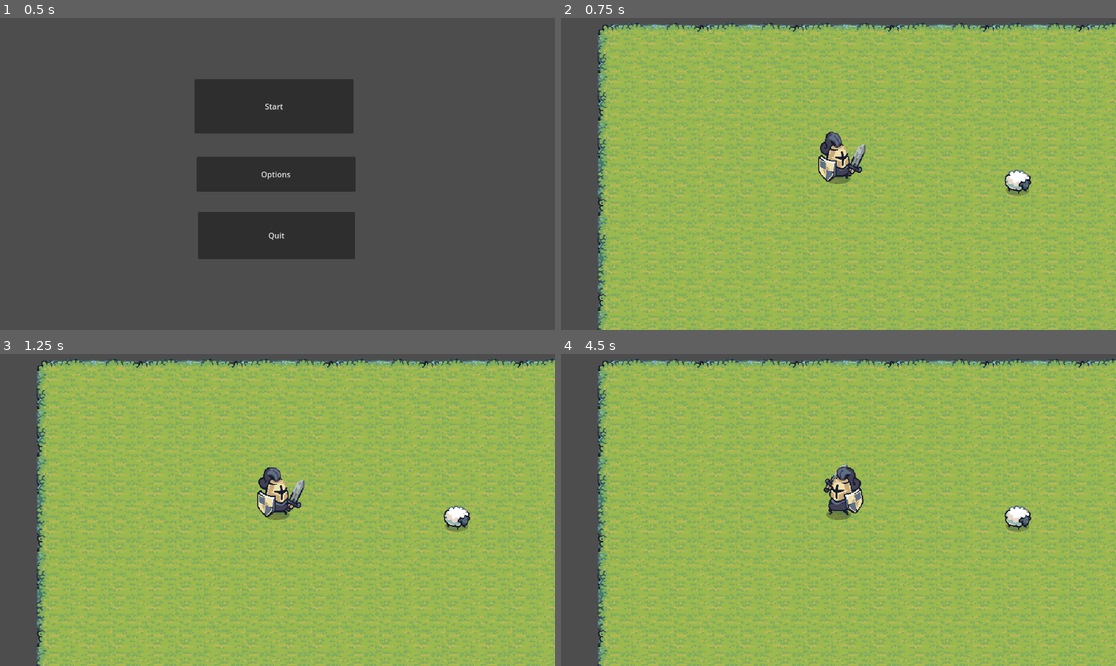
Above: before the commit, frames 1-4 (two rows, left to right).
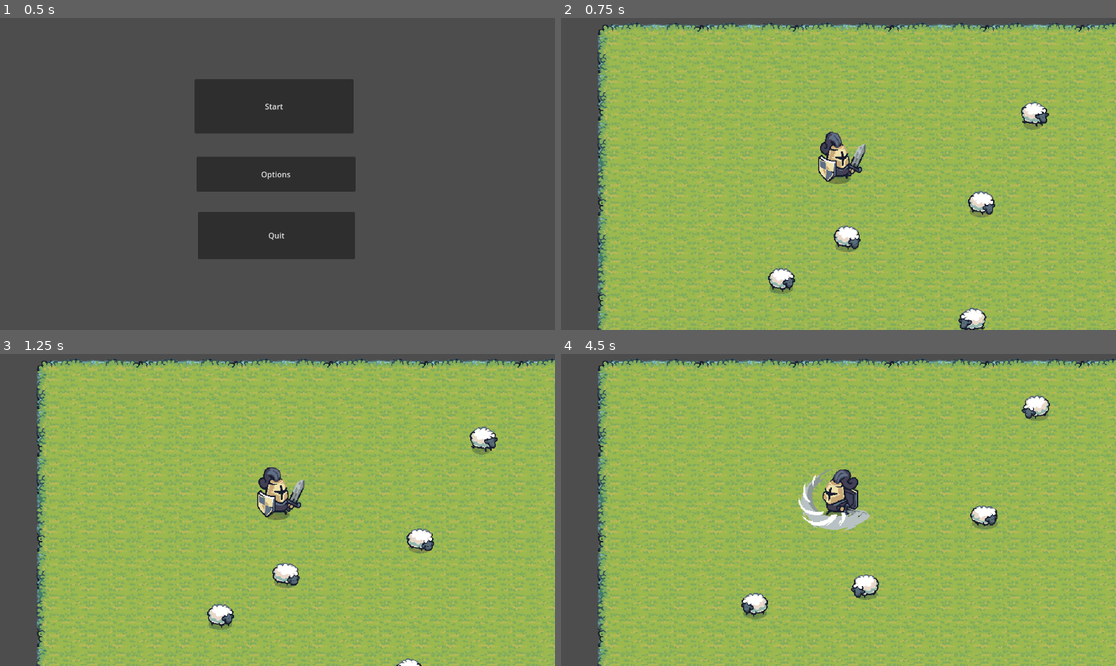
Above: after the commit, the same moments.

Repository: naufal453/project-a
Game: Godot game, scene res://Scene/mainmenu.tscn
Same seed, same stepped clock (60 frames per second), same inputs: the game is played once before the commit and once after it. Sound files missing from this copy of the repository are replaced by a short silence.
Inputs (mouse positions are in pixels of both pictures, inside the frame that each line leads up to):
- Up to frame 1 (0.5 s): no input
- Up to frame 2 (0.75 s): click "Start" at 0.5 s
- Up to frame 3 (1.25 s): no input
- Up to frame 4 (4.5 s): move the mouse to (960, 494) at 1.27 s; press the mouse at (960, 494) at 1.28 s; hold D (right) 1.28-2.03 s; move the mouse to (727, 525) at 2.02 s; release the mouse at (727, 525) at 2.03 s; hold S (down) 2.03-2.78 s; click (727, 525) at 2.1 s; move the mouse to (894, 441) at 2.77 s; press the mouse at (894, 441) at 2.78 s; hold D (right) 2.78-3.53 s; move the mouse to (810, 572) at 3.52 s; release the mouse at (810, 572) at 3.53 s; hold W (up) 3.53-4.28 s; click (810, 572) at 3.6 s; move the mouse to (1005, 556) at 4.27 s; press the mouse at (1005, 556) at 4.28 s; hold A (left) from 4.28 s (still down)

Frame 1 is identical in both runs. In frame 2, 1.9% of the frame differs, in the area x 37-88%, y 26-100%; in frame 3, 1.7%; in frame 4, 3.1%, in the area x 32-89%, y 13-86%.

Commit message:
add sheep npc and sheep sound

Diff:
--- a/Scene/enemy.gd
+++ /dev/null
@@ -1,25 +0,0 @@
-extends CharacterBody2D
-
-var health := 50
-var damaged := false
-var direction := 0 # Tambahkan ini jika enemy bisa bergerak
-
-func enemy():
-	pass
-
-func _physics_process(delta: float) -> void:
-	animation()
-
-func animation():
-	if damaged:
-		$AnimatedSprite2D.play("Hit") # Ganti dengan animasi hit jika ada
-		damaged = false
-	elif direction == 0:
-		$AnimatedSprite2D.play("Idle")
-
-func take_damage(amount: int) -> void:
-	damaged = true
-	health -= amount
-	print("Enemy health:", health)
-	if health <= 0:
-		queue_free()
--- a/Scene/enemy.tscn
+++ /dev/null
@@ -1,181 +0,0 @@
-[gd_scene load_steps=27 format=3 uid="uid://ccighqq8vrwqo"]
-
-[ext_resource type="Script" uid="uid://bhx3sij3cpnbq" path="res://Scene/enemy.gd" id="1_4jekx"]
-[ext_resource type="Texture2D" uid="uid://dsudftpnrsa82" path="res://Tiny Swords (Free Pack)/Decorations/Sheep/Sheep_Idle.png" id="1_yww8s"]
-[ext_resource type="Texture2D" uid="uid://dvcptw12b17l3" path="res://Tiny Swords (Free Pack)/Decorations/Sheep/Sheep_Grass.png" id="3_s685e"]
-
-[sub_resource type="AtlasTexture" id="AtlasTexture_5op34"]
-atlas = ExtResource("3_s685e")
-region = Rect2(0, 0, 128, 128)
-
-[sub_resource type="AtlasTexture" id="AtlasTexture_r6llc"]
-atlas = ExtResource("3_s685e")
-region = Rect2(128, 0, 128, 128)
-
-[sub_resource type="AtlasTexture" id="AtlasTexture_00taw"]
-atlas = ExtResource("3_s685e")
-region = Rect2(256, 0, 128, 128)
-
-[sub_resource type="AtlasTexture" id="AtlasTexture_lgux2"]
-atlas = ExtResource("3_s685e")
-region = Rect2(384, 0, 128, 128)
-
-[sub_resource type="AtlasTexture" id="AtlasTexture_r3ffy"]
-atlas = ExtResource("3_s685e")
-region = Rect2(512, 0, 128, 128)
-
-[sub_resource type="AtlasTexture" id="AtlasTexture_5jr7y"]
-atlas = ExtResource("3_s685e")
-region = Rect2(640, 0, 128, 128)
-
-[sub_resource type="AtlasTexture" id="AtlasTexture_myw4n"]
-atlas = ExtResource("3_s685e")
-region = Rect2(768, 0, 128, 128)
-
-[sub_resource type="AtlasTexture" id="AtlasTexture_iepwm"]
-atlas = ExtResource("3_s685e")
-region = Rect2(896, 0, 128, 128)
-
-[sub_resource type="AtlasTexture" id="AtlasTexture_c152g"]
-atlas = ExtResource("3_s685e")
-region = Rect2(1024, 0, 128, 128)
-
-[sub_resource type="AtlasTexture" id="AtlasTexture_ksyog"]
-atlas = ExtResource("3_s685e")
-region = Rect2(1152, 0, 128, 128)
-
-[sub_resource type="AtlasTexture" id="AtlasTexture_cq5ds"]
-atlas = ExtResource("3_s685e")
-region = Rect2(1280, 0, 128, 128)
-
-[sub_resource type="AtlasTexture" id="AtlasTexture_0dgtb"]
-atlas = ExtResource("3_s685e")
-region = Rect2(1408, 0, 128, 128)
-
-[sub_resource type="AtlasTexture" id="AtlasTexture_s685e"]
-atlas = ExtResource("1_yww8s")
-region = Rect2(0, 0, 128, 128)
-
-[sub_resource type="AtlasTexture" id="AtlasTexture_n6qjc"]
-atlas = ExtResource("1_yww8s")
-region = Rect2(128, 0, 128, 128)
-
-[sub_resource type="AtlasTexture" id="AtlasTexture_vmi60"]
-atlas = ExtResource("1_yww8s")
-region = Rect2(256, 0, 128, 128)
-
-[sub_resource type="AtlasTexture" id="AtlasTexture_hti8k"]
-atlas = ExtResource("1_yww8s")
-region = Rect2(384, 0, 128, 128)
-
-[sub_resource type="AtlasTexture" id="AtlasTexture_44hyy"]
-atlas = ExtResource("1_yww8s")
-region = Rect2(512, 0, 128, 128)
-
-[sub_resource type="AtlasTexture" id="AtlasTexture_0qcj2"]
-atlas = ExtResource("1_yww8s")
-region = Rect2(640, 0, 128, 128)
-
-[sub_resource type="SpriteFrames" id="SpriteFrames_5op34"]
-animations = [{
-"frames": [{
-"duration": 1.0,
-"texture": SubResource("AtlasTexture_5op34")
-}, {
-"duration": 1.0,
-"texture": SubResource("AtlasTexture_r6llc")
-}, {
-"duration": 2.0,
-"texture": SubResource("AtlasTexture_00taw")
-}, {
-"duration": 2.0,
-"texture": SubResource("AtlasTexture_lgux2")
-}, {
-"duration": 1.0,
-"texture": SubResource("AtlasTexture_r3ffy")
-}, {
-"duration": 1.0,
-"texture": SubResource("AtlasTexture_5jr7y")
-}, {
-"duration": 1.0,
-"texture": SubResource("AtlasTexture_myw4n")
-}, {
-"duration": 1.0,
-"texture": SubResource("AtlasTexture_iepwm")
-}, {
-"duration": 1.0,
-"texture": SubResource("AtlasTexture_c152g")
-}, {
-"duration": 1.0,
-"texture": SubResource("AtlasTexture_ksyog")
-}, {
-"duration": 1.0,
-"texture": SubResource("AtlasTexture_cq5ds")
-}, {
-"duration": 1.0,
-"texture": SubResource("AtlasTexture_0dgtb")
-}],
-"loop": true,
-"name": &"Hit",
-"speed": 10.0
-}, {
-"frames": [{
-"duration": 1.0,
-"texture": SubResource("AtlasTexture_s685e")
-}, {
-"duration": 1.0,
-"texture": SubResource("AtlasTexture_n6qjc")
-}, {
-"duration": 1.0,
-"texture": SubResource("AtlasTexture_vmi60")
-}, {
-"duration": 1.0,
-"texture": SubResource("AtlasTexture_hti8k")
-}, {
-"duration": 1.0,
-"texture": SubResource("AtlasTexture_44hyy")
-}, {
-"duration": 1.0,
-"texture": SubResource("AtlasTexture_0qcj2")
-}],
-"loop": true,
-"name": &"Idle",
-"speed": 10.0
-}]
-
-[sub_resource type="CircleShape2D" id="CircleShape2D_4jekx"]
-radius = 26.4764
-
-[sub_resource type="CircleShape2D" id="CircleShape2D_yww8s"]
-radius = 34.3657
-
-[sub_resource type="CircleShape2D" id="CircleShape2D_s685e"]
-radius = 127.883
-
-[sub_resource type="CircleShape2D" id="CircleShape2D_n6qjc"]
-radius = 66.7083
-
-[node name="enemy" type="CharacterBody2D"]
-script = ExtResource("1_4jekx")
-
-[node name="AnimatedSprite2D" type="AnimatedSprite2D" parent="."]
-sprite_frames = SubResource("SpriteFrames_5op34")
-animation = &"Hit"
-
-[node name="CollisionShape2D" type="CollisionShape2D" parent="."]
-shape = SubResource("CircleShape2D_4jekx")
-
-[node name="hitbox" type="Area2D" parent="."]
-
-[node name="CollisionShape2D" type="CollisionShape2D" parent="hitbox"]
-shape = SubResource("CircleShape2D_yww8s")
-
-[node name="follow" type="Area2D" parent="."]
-
-[node name="CollisionShape2D" type="CollisionShape2D" parent="follow"]
-shape = SubResource("CircleShape2D_s685e")
-
-[node name="attack" type="Area2D" parent="."]
-
-[node name="CollisionShape2D" type="CollisionShape2D" parent="attack"]
-shape = SubResource("CircleShape2D_n6qjc")
--- a/Scene/player.gd
+++ b/Scene/player.gd
@@ -3,10 +3,14 @@
 @export var speed: float = 200.0
 var last_horizontal_direction: int = 1
 var last_vertical_direction: int = 1
-var enemy_inattack_range = false
-var enemy_attack_cooldown = true
+var random_entity_inattack_range = false
+var random_entity_attack_cooldown = true
 var health = 100
 var player_alive = true
+var attack_cooldown_time := 1.0 # seconds
+var attack_cooldown_timer := 0.0
+var attack_duration_time := 0.3 # seconds the attack is active
+var attack_duration_timer := 0.0
 
 @onready var animated_sprite = $AnimatedSprite2D
 @onready var attack_area_horizontal = $AttackHorizontal
@@ -17,10 +21,18 @@
 func _physics_process(delta: float) -> void:
 	var input_vector := get_input_vector()
 
+	# Update attack cooldown timer
+	if attack_cooldown_timer > 0.0:
+		attack_cooldown_timer -= delta
+
+	# Update attack duration timer
+	if attack_duration_timer > 0.0:
+		attack_duration_timer -= delta
+
 	handle_attack()
 	play_animation(input_vector)
 	update_direction(input_vector)
-	enemy_attack()
+	random_entity_attack()
 	# Move only if not attacking
 	if not Input.is_action_pressed("attack"):
 		velocity = input_vector * speed
@@ -33,8 +45,13 @@
 	).normalized()
 
 func handle_attack() -> void:
-	if Input.is_action_pressed("attack"):
+	if Input.is_action_pressed("attack") and attack_cooldown_timer <= 0.0:
 		animated_sprite.play("Attack")
+		attack_duration_timer = attack_duration_time # Start attack duration
+		attack_cooldown_timer = attack_cooldown_time # Start cooldown
+
+	# Enable attack shapes only during attack duration
+	if attack_duration_timer > 0.0:
 		attack_shape_horizontal.disabled = false
 		attack_shape_vertical.disabled = false
 	else:
@@ -42,8 +59,14 @@
 		attack_shape_vertical.disabled = true
 
 func play_animation(input_vector: Vector2) -> void:
-	if Input.is_action_pressed("attack"):
-		return  # Prioritaskan animasi serangan
+	if attack_duration_timer > 0.0:
+		# Attack animation is active during attack duration
+		if animated_sprite.animation != "Attack":
+			animated_sprite.play("Attack")
+		return
+	elif attack_cooldown_timer > 0.0 and input_vector == Vector2.ZERO:
+		# During cooldown but not attacking, play idle
+		animated_sprite.play("Idle")
 	elif input_vector == Vector2.ZERO:
 		animated_sprite.play("Idle")
 	else:
@@ -61,12 +84,12 @@
 
 func _on_hitbox_body_exited(body: Node2D) -> void:
 	if body.has_method("enemy"):
-		enemy_inattack_range=false
+		random_entity_inattack_range=false
 
 
 func _on_hitbox_body_entered(body: Node2D) -> void:
 	if body.has_method("enemy"):
-		enemy_inattack_range = true
+		random_entity_inattack_range = true
 
 func _on_attack_body_entered(body: Node) -> void:
 	if body.has_method("take_damage"):
@@ -83,8 +106,8 @@
 		body.take_damage(20)
 		print("Hit vertical")
 
-func enemy_attack():
-	if enemy_inattack_range:
+func random_entity_attack():
+	if random_entity_inattack_range:
 		print("gedebuk")
 
 func player():
--- a/Scene/player.tscn
+++ b/Scene/player.tscn
@@ -94,7 +94,7 @@
 }],
 "loop": true,
 "name": &"Attack",
-"speed": 30.0
+"speed": 14.0
 }, {
 "frames": [{
 "duration": 1.0,
@@ -171,8 +171,7 @@
 position = Vector2(0, -24)
 sprite_frames = SubResource("SpriteFrames_c68nv")
 animation = &"Attack"
-frame = 1
-frame_progress = 0.858903
+frame_progress = 0.845541
 
 [node name="CollisionShape2D" type="CollisionShape2D" parent="."]
 position = Vector2(1, -9)
@@ -200,6 +199,9 @@
 rotation = 1.5708
 shape = SubResource("CapsuleShape2D_ivevv")
 
+[node name="attack_cooldown_timer" type="Timer" parent="."]
+
 [connection signal="body_entered" from="AttackHorizontal" to="." method="_on_attack_body_entered"]
 [connection signal="body_entered" from="hitbox" to="." method="_on_hitbox_body_entered"]
 [connection signal="body_exited" from="hitbox" to="." method="_on_hitbox_body_exited"]
+[connection signal="timeout" from="attack_cooldown_timer" to="." method="_on_attack_cooldown_timeout"]
--- /dev/null
+++ b/Scene/sheep.gd
@@ -0,0 +1,53 @@
+extends CharacterBody2D
+
+var health := 50
+var damaged := false
+var direction := Vector2.ZERO
+var speed := 50
+var change_direction_time := 1.0
+var direction_timer := 0.0
+var is_eating := false
+
+func _physics_process(delta: float) -> void:
+	direction_timer -= delta
+	if direction_timer <= 0.0:
+		randomize_direction()
+		direction_timer = change_direction_time
+	velocity = direction * speed
+	move_and_slide()
+	animation()
+
+func randomize_direction():
+	if randi_range(0, 1) == 0:
+		direction = Vector2.ZERO
+		is_eating = false
+	elif randi_range(0,3) == 0:
+		direction = Vector2.ZERO
+		is_eating = true
+	else:
+		var angle = randf() * TAU
+		direction = Vector2(cos(angle), sin(angle)).normalized()
+		is_eating = false
+
+func animation():
+	if damaged:
+		$AnimatedSprite2D.play("Hit")
+		damaged = false
+	elif direction == Vector2.ZERO:
+		if is_eating:
+			$AnimatedSprite2D.play("Eat")
+		else:
+			$AnimatedSprite2D.play("Idle")
+	else:
+		$AnimatedSprite2D.play("Walk")
+		if direction.x > 0:
+			$AnimatedSprite2D.flip_h = false
+		else:
+			$AnimatedSprite2D.flip_h = true
+
+func take_damage(amount: int) -> void:
+	damaged = true
+	health -= amount
+	print("Random Entity health:", health)
+	if health <= 0:
+		queue_free()
--- /dev/null
+++ b/Scene/sheep.tscn
@@ -0,0 +1,202 @@
+[gd_scene load_steps=30 format=3 uid="uid://cdlg2438emy4e"]
+
+[ext_resource type="Texture2D" uid="uid://dvcptw12b17l3" path="res://Tiny Swords (Free Pack)/Decorations/Sheep/Sheep_Grass.png" id="1_3yaju"]
+[ext_resource type="Script" uid="uid://bujlyfut7iluc" path="res://Scene/sheep.gd" id="1_lwc7u"]
+[ext_resource type="Texture2D" uid="uid://dsudftpnrsa82" path="res://Tiny Swords (Free Pack)/Decorations/Sheep/Sheep_Idle.png" id="2_lwc7u"]
+[ext_resource type="Texture2D" uid="uid://boxbwayjh8r0o" path="res://Tiny Swords (Free Pack)/Decorations/Sheep/Sheep_Move.png" id="3_q7b17"]
+
+[sub_resource type="CircleShape2D" id="CircleShape2D_t2yq1"]
+radius = 34.3657
+
+[sub_resource type="AtlasTexture" id="AtlasTexture_n6qjc"]
+atlas = ExtResource("1_3yaju")
+region = Rect2(0, 0, 128, 128)
+
+[sub_resource type="AtlasTexture" id="AtlasTexture_vmi60"]
+atlas = ExtResource("1_3yaju")
+region = Rect2(128, 0, 128, 128)
+
+[sub_resource type="AtlasTexture" id="AtlasTexture_hti8k"]
+atlas = ExtResource("1_3yaju")
+region = Rect2(256, 0, 128, 128)
+
+[sub_resource type="AtlasTexture" id="AtlasTexture_44hyy"]
+atlas = ExtResource("1_3yaju")
+region = Rect2(384, 0, 128, 128)
+
+[sub_resource type="AtlasTexture" id="AtlasTexture_0qcj2"]
+atlas = ExtResource("1_3yaju")
+region = Rect2(512, 0, 128, 128)
+
+[sub_resource type="AtlasTexture" id="AtlasTexture_5op34"]
+atlas = ExtResource("1_3yaju")
+region = Rect2(640, 0, 128, 128)
+
+[sub_resource type="AtlasTexture" id="AtlasTexture_r6llc"]
+atlas = ExtResource("1_3yaju")
+region = Rect2(768, 0, 128, 128)
+
+[sub_resource type="AtlasTexture" id="AtlasTexture_00taw"]
+atlas = ExtResource("1_3yaju")
+region = Rect2(896, 0, 128, 128)
+
+[sub_resource type="AtlasTexture" id="AtlasTexture_lgux2"]
+atlas = ExtResource("1_3yaju")
+region = Rect2(1024, 0, 128, 128)
+
+[sub_resource type="AtlasTexture" id="AtlasTexture_r3ffy"]
+atlas = ExtResource("1_3yaju")
+region = Rect2(1152, 0, 128, 128)
+
+[sub_resource type="AtlasTexture" id="AtlasTexture_5jr7y"]
+atlas = ExtResource("1_3yaju")
+region = Rect2(1280, 0, 128, 128)
+
+[sub_resource type="AtlasTexture" id="AtlasTexture_myw4n"]
+atlas = ExtResource("1_3yaju")
+region = Rect2(1408, 0, 128, 128)
+
+[sub_resource type="AtlasTexture" id="AtlasTexture_iepwm"]
+atlas = ExtResource("2_lwc7u")
+region = Rect2(0, 0, 128, 128)
+
+[sub_resource type="AtlasTexture" id="AtlasTexture_c152g"]
+atlas = ExtResource("2_lwc7u")
+region = Rect2(128, 0, 128, 128)
+
+[sub_resource type="AtlasTexture" id="AtlasTexture_ksyog"]
+atlas = ExtResource("2_lwc7u")
+region = Rect2(256, 0, 128, 128)
+
+[sub_resource type="AtlasTexture" id="AtlasTexture_cq5ds"]
+atlas = ExtResource("2_lwc7u")
+region = Rect2(384, 0, 128, 128)
+
+[sub_resource type="AtlasTexture" id="AtlasTexture_0dgtb"]
+atlas = ExtResource("2_lwc7u")
+region = Rect2(512, 0, 128, 128)
+
+[sub_resource type="AtlasTexture" id="AtlasTexture_2bc13"]
+atlas = ExtResource("2_lwc7u")
+region = Rect2(640, 0, 128, 128)
+
+[sub_resource type="AtlasTexture" id="AtlasTexture_u5edp"]
+atlas = ExtResource("3_q7b17")
+region = Rect2(0, 0, 128, 128)
+
+[sub_resource type="AtlasTexture" id="AtlasTexture_kuh02"]
+atlas = ExtResource("3_q7b17")
+region = Rect2(128, 0, 128, 128)
+
+[sub_resource type="AtlasTexture" id="AtlasTexture_4fv4m"]
+atlas = ExtResource("3_q7b17")
+region = Rect2(256, 0, 128, 128)
+
+[sub_resource type="AtlasTexture" id="AtlasTexture_ivm4r"]
+atlas = ExtResource("3_q7b17")
+region = Rect2(384, 0, 128, 128)
+
+[sub_resource type="SpriteFrames" id="SpriteFrames_tde0n"]
+animations = [{
+"frames": [{
+"duration": 1.0,
+"texture": SubResource("AtlasTexture_n6qjc")
+}, {
+"duration": 1.0,
+"texture": SubResource("AtlasTexture_vmi60")
+}, {
+"duration": 1.0,
+"texture": SubResource("AtlasTexture_hti8k")
+}, {
+"duration": 1.0,
+"texture": SubResource("AtlasTexture_44hyy")
+}, {
+"duration": 1.0,
+"texture": SubResource("AtlasTexture_0qcj2")
+}, {
+"duration": 1.0,
+"texture": SubResource("AtlasTexture_5op34")
+}, {
+"duration": 1.0,
+"texture": SubResource("AtlasTexture_r6llc")
+}, {
+"duration": 1.0,
+"texture": SubResource("AtlasTexture_00taw")
+}, {
+"duration": 1.0,
+"texture": SubResource("AtlasTexture_lgux2")
+}, {
+"duration": 1.0,
+"texture": SubResource("AtlasTexture_r3ffy")
+}, {
+"duration": 1.0,
+"texture": SubResource("AtlasTexture_5jr7y")
+}, {
+"duration": 1.0,
+"texture": SubResource("AtlasTexture_myw4n")
+}],
+"loop": true,
+"name": &"Eat",
+"speed": 5.0
+}, {
+"frames": [{
+"duration": 1.0,
+"texture": SubResource("AtlasTexture_iepwm")
+}, {
+"duration": 1.0,
+"texture": SubResource("AtlasTexture_c152g")
+}, {
+"duration": 1.0,
+"texture": SubResource("AtlasTexture_ksyog")
+}, {
+"duration": 1.0,
+"texture": SubResource("AtlasTexture_cq5ds")
+}, {
+"duration": 1.0,
+"texture": SubResource("AtlasTexture_0dgtb")
+}, {
+"duration": 1.0,
+"texture": SubResource("AtlasTexture_2bc13")
+}],
+"loop": true,
+"name": &"Idle",
+"speed": 5.0
+}, {
+"frames": [{
+"duration": 1.0,
+"texture": SubResource("AtlasTexture_u5edp")
+}, {
+"duration": 1.0,
+"texture": SubResource("AtlasTexture_kuh02")
+}, {
+"duration": 1.0,
+"texture": SubResource("AtlasTexture_4fv4m")
+}, {
+"duration": 1.0,
+"texture": SubResource("AtlasTexture_ivm4r")
+}],
+"loop": true,
+"name": &"Walk",
+"speed": 8.0
+}]
+
+[sub_resource type="CircleShape2D" id="CircleShape2D_f2vxg"]
+radius = 23.0
+
+[node name="sheep" type="CharacterBody2D"]
+script = ExtResource("1_lwc7u")
+
+[node name="hitbox" type="Area2D" parent="."]
+
+[node name="CollisionShape2D" type="CollisionShape2D" parent="hitbox"]
+shape = SubResource("CircleShape2D_t2yq1")
+
+[node name="AnimatedSprite2D" type="AnimatedSprite2D" parent="."]
+sprite_frames = SubResource("SpriteFrames_tde0n")
+animation = &"Eat"
+
+[node name="CollisionShape2D" type="CollisionShape2D" parent="."]
+position = Vector2(-1, -2)
+shape = SubResource("CircleShape2D_f2vxg")
+
+[node name="walk_timer" type="Timer" parent="."]
--- /dev/null
+++ b/Scene/world.gd
@@ -0,0 +1,14 @@
+extends Node2D
+
+@onready var sheep_sound = $sheep_sound
+var sheep_timer := 0.0
+var sheep_interval := 3.0
+
+func _process(delta: float) -> void:
+	sheep_timer -= delta
+	if sheep_timer <= 0.0:
+		sheep_sound.play()
+		sheep_timer = sheep_interval
+
+func _on_sheep_sound_finished() -> void:
+	pass # Replace with function body.
--- a/Scene/world.tscn
+++ b/Scene/world.tscn
@@ -1,8 +1,10 @@
-[gd_scene load_steps=6 format=3 uid="uid://cb705u2dubt3o"]
+[gd_scene load_steps=9 format=3 uid="uid://cb705u2dubt3o"]
 
 [ext_resource type="Texture2D" uid="uid://vg5aiuekiyq7" path="res://Tiny Swords (Free Pack)/Terrain/Tilemap_color1.png" id="1_ejll3"]
 [ext_resource type="PackedScene" uid="uid://brpukwfa3pbrk" path="res://Scene/player.tscn" id="1_emx41"]
-[ext_resource type="PackedScene" uid="uid://ccighqq8vrwqo" path="res://Scene/enemy.tscn" id="2_dlwip"]
+[ext_resource type="Script" uid="uid://dd2x1k6xay4mo" path="res://Scene/world.gd" id="1_pcvp0"]
+[ext_resource type="PackedScene" uid="uid://cdlg2438emy4e" path="res://Scene/sheep.tscn" id="3_ejll3"]
+[ext_resource type="AudioStream" uid="uid://c32eu4dk1ta0w" path="res://audio/sfx/sheep-352668.mp3" id="4_scul4"]
 
 [sub_resource type="TileSetAtlasSource" id="TileSetAtlasSource_scul4"]
 texture = ExtResource("1_ejll3")
@@ -1262,7 +1264,11 @@
 [sub_resource type="TileSet" id="TileSet_pcvp0"]
 sources/0 = SubResource("TileSetAtlasSource_scul4")
 
+[sub_resource type="RectangleShape2D" id="RectangleShape2D_ejll3"]
+size = Vector2(1160, 20)
+
 [node name="World" type="Node2D"]
+script = ExtResource("1_pcvp0")
 
 [node name="TileMap" type="TileMap" parent="."]
 position = Vector2(-1, 0)
@@ -1270,8 +1276,56 @@
 format = 2
 layer_0/tile_data = PackedInt32Array(65537, 393216, 5, 131073, 393216, 6, 196609, 393216, 7, 262145, 393216, 8, 327681, …(58037 unchanged characters)…
 
+[node name="StaticBody2D" type="StaticBody2D" parent="TileMap"]
+
+[node name="CollisionShape2D" type="CollisionShape2D" parent="TileMap/StaticBody2D"]
+position = Vector2(570, 0)
+shape = SubResource("RectangleShape2D_ejll3")
+
+[node name="StaticBody2D2" type="StaticBody2D" parent="TileMap"]
+
+[node name="CollisionShape2D" type="CollisionShape2D" parent="TileMap/StaticBody2D2"]
+position = Vector2(578, 629)
+shape = SubResource("RectangleShape2D_ejll3")
+
+[node name="StaticBody2D3" type="StaticBody2D" parent="TileMap"]
+rotation = 1.5708
+
+[node name="CollisionShape2D" type="CollisionShape2D" parent="TileMap/StaticBody2D3"]
+position = Vector2(269, -16)
+shape = SubResource("RectangleShape2D_ejll3")
+
+[node name="StaticBody2D4" type="StaticBody2D" parent="TileMap"]
+rotation = 1.5708
+
+[node name="CollisionShape2D" type="CollisionShape2D" parent="TileMap/StaticBody2D4"]
+position = Vector2(315, -1143)
+shape = SubResource("RectangleShape2D_ejll3")
+
 [node name="Player" parent="." instance=ExtResource("1_emx41")]
+z_index = 1
 position = Vector2(404, 254)
 
-[node name="enemy" parent="." instance=ExtResource("2_dlwip")]
-position = Vector2(706, 271)
+[node name="sheep" parent="." instance=ExtResource("3_ejll3")]
+position = Vector2(645, 307)
+
+[node name="sheep5" parent="." instance=ExtResource("3_ejll3")]
+position = Vector2(309, 436)
+
+[node name="sheep6" parent="." instance=ExtResource("3_ejll3")]
+position = Vector2(965, 218)
+
+[node name="sheep2" parent="." instance=ExtResource("3_ejll3")]
+position = Vector2(633, 498)
+
+[node name="sheep3" parent="." instance=ExtResource("3_ejll3")]
+position = Vector2(726, 166)
+
+[node name="sheep4" parent="." instance=ExtResource("3_ejll3")]
+position = Vector2(419, 365)
+
+[node name="sheep_sound" type="AudioStreamPlayer" parent="."]
+stream = ExtResource("4_scul4")
+volume_db = -23.665
+
+[connection signal="finished" from="sheep_sound" to="." method="_on_sheep_sound_finished"]
Not shown, removed: Scene/enemy.gd.uid
Not shown, added: Scene/sheep.gd.uid
Not shown, added: Scene/world.gd.uid
Not shown, added: audio/sfx/sheep-352668.mp3.import
Not shown, added: audio/sfx/sheep-352668.mp3
